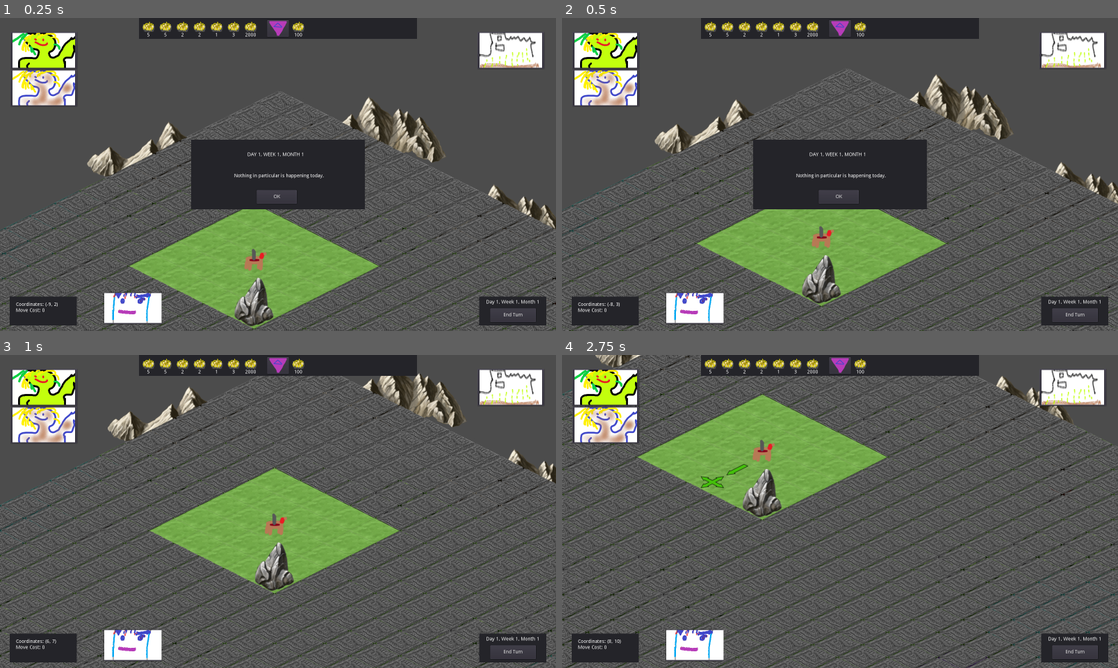
Above: before the commit, frames 1-4 (two rows, left to right).
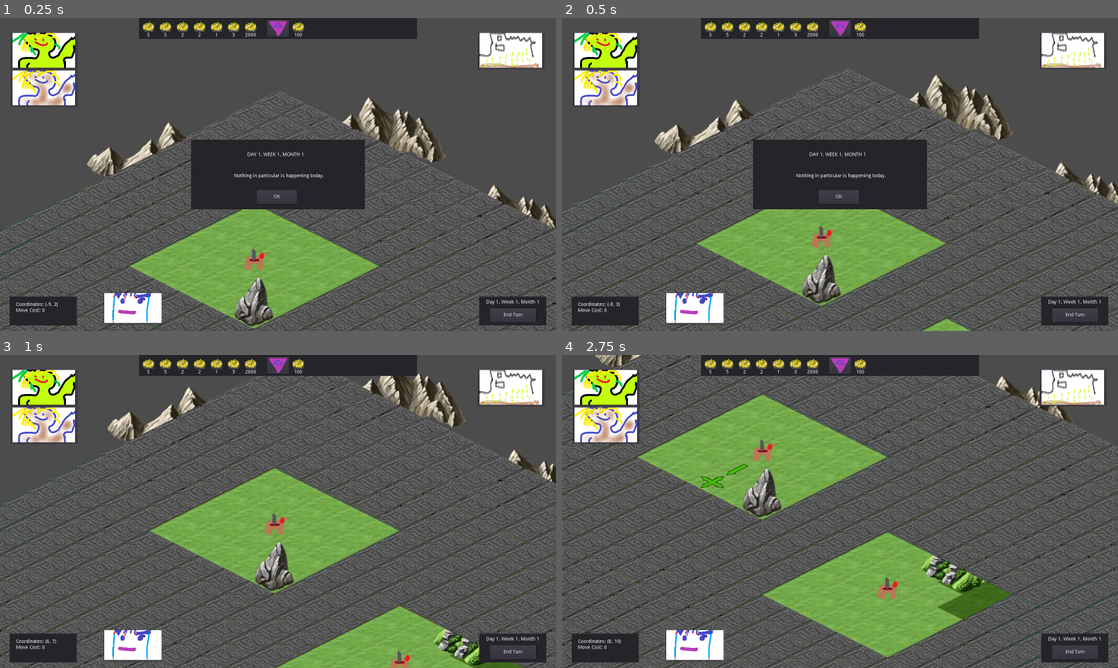
Above: after the commit, the same moments.

Repository: xfstef/captains
Game: Godot game, scene res://Scenes/AdventureMap.tscn
The game is run twice, just before and just after one commit, with the same random seed, the same clock (stepped at 60 frames per second) and the same inputs.
Inputs (mouse positions are in pixels of both pictures, inside the frame that each line leads up to):
- Up to frame 1 (0.25 s): no input
- Up to frame 2 (0.5 s): no input
- Up to frame 3 (1 s): click "OK" at 0.5 s
- Up to frame 4 (2.75 s): tap Enter at 1.25 s; move the mouse to (962, 495) at 1.27 s; hold D (map_right) 1.28-2.03 s; click (962, 495) at 1.42 s; move the mouse to (728, 527) at 2.02 s; hold S (map_down) from 2.03 s (still down); click (728, 527) at 2.17 s

Frame 1 is identical in both runs. In frame 2, 0.2% of the frame differs, in the area x 64-74%, y 96-100%; in frame 3, 4.2%; in frame 4, 9.0%, in the area x 36-81%, y 56-97%.

Commit message:
Finished making the explored tiles masses and making armies not able to move between them if they do not connect

Diff:
--- a/Maps/test5.json
+++ b/Maps/test5.json
@@ -16,8 +16,8 @@
             "heroId":1,
             "selected":false,
             "units":[{"amount":1,"captainId":-1,"unitId":0},{"amount":5,"captainId":0,"unitId":1}],
-            "x":28,
-            "y":14}
+            "x":14,
+            "y":10}
         ],"canBeHuman":true,"castles":[{"cameraStartPosition":false,"selected":false,"townId":0,"x":10,"y":6}],"color":0,"forcedCaptain":0,"forcedFaction":0,"forcedStartBonus":0,"startingAlliance":0},
         {
             "armies":[
--- a/Scripts/Army.gd
+++ b/Scripts/Army.gd
@@ -8,8 +8,8 @@
 var camera
 var travel_type = 0
 var fastest_path = []
-var line_of_sight = []
 var l_o_s_range = 2
+var my_explored_mass
 var adventure_map
 var executeMoveCommand = false
 var currentMoveCommandStep = 1
@@ -171,10 +171,3 @@
 		my_cache[change] = new_amount
 	if currently_selected == true:
 		top_panel.updateCache(my_cache)
-
-#func updateLOS():
-#	line_of_sight.clear()
-#	for x in range(-l_o_s_range, l_o_s_range + 1):
-#		for y in range(-l_o_s_range, l_o_s_range + 1):
-#			line_of_sight.append(Vector2(my_coords.x + x, my_coords.y + y))
-#	adventure_map.player_instances[my_player_id].updateExploredTiles(line_of_sight)
--- a/Scripts/MouseCtrl.gd
+++ b/Scripts/MouseCtrl.gd
@@ -88,10 +88,17 @@
 			selected_land_mass = 0
 		var c_s_a = adventure_map.selected_army_instance
 		var army_present = adventure_map.getArmyPresent(tile)
-		var player_explored_tiles = adventure_map.current_player_istance.my_explored_tiles
+		var player_explored_masses = adventure_map.current_player_istance.explored_masses
+		var is_tile_explored = adventure_map.current_player_istance.my_explored_tiles.find(tile)
+		var tile_explored_mass = -1
+		if is_tile_explored > -1:
+			tile_explored_mass = adventure_map.current_player_istance.getTileExploredMass(tile)
+		var is_path_to_tile_explored = false
+		if c_s_a.my_explored_mass == tile_explored_mass:
+			is_path_to_tile_explored = true
 
 		if move_tile == 0 && selected_land_mass == c_s_a.current_land_mass:
-			if player_explored_tiles.find(tile) > -1:
+			if is_path_to_tile_explored == true:
 				if army_present == true:
 					if tile.x == c_s_a.my_coords.x && tile.y == c_s_a.my_coords.y:
 						Input.set_custom_mouse_cursor(m_pointer_ui)
--- a/Scripts/Player.gd
+++ b/Scripts/Player.gd
@@ -6,6 +6,7 @@
 var my_armies = []
 var my_towns = []
 var my_explored_tiles = []
+var explored_masses = []
 var my_visible_tiles = []
 var los_points = []
 # Global Instances
@@ -33,9 +34,62 @@
 		my_visible_tiles.append([])
 		my_visible_tiles[x_pos] = []
 	my_visible_tiles[x_pos].clear()
+	var current_mass = -1
+	for z in range(explored_masses.size()):
+		if explored_masses[z].find(point.x_y) > -1:
+			current_mass = z
+			break
+	if current_mass == -1:
+		explored_masses.append([])
+		current_mass = explored_masses.size() - 1
+
 	for x in range(-point.los_range, point.los_range + 1):
 		for y in range(-point.los_range, point.los_range + 1):
 			var new_point = Vector2(point.x_y.x + x, point.x_y.y + y)
 			my_visible_tiles[x_pos].append(new_point)
 			if my_explored_tiles.find(new_point) == -1:
 				my_explored_tiles.append(new_point)
+				explored_masses[current_mass].append(new_point)
+				if explored_masses[current_mass].size() == 1:
+					registerExploredMassIndex(point.x_y, current_mass)
+				for u in range(explored_masses.size()):
+					if u != current_mass && checkPointInOrAdjacentToGroup(new_point, explored_masses[u]) == true:
+						explored_masses[current_mass] += explored_masses[u]
+						explored_masses.remove(u)
+						if current_mass > u:
+							updateExploredMassIndexes(u, current_mass)
+							current_mass -= 1
+						else:
+							updateExploredMassIndexes(current_mass, u)
+						break
+
+func checkPointInOrAdjacentToGroup(point, group2):
+	if group2.find(point) > -1 || isNeighbourOf(point, group2) == true:
+		return true
+	return false
+
+func isNeighbourOf(point, group):
+	var x_dif
+	var y_dif
+	for group_point in group:
+		x_dif = abs(group_point.x) - abs(point.x)
+		y_dif = abs(group_point.y) - abs(point.y)
+		if x_dif > -2 && x_dif < 2 && y_dif > -2 && y_dif < 2:
+			return true
+	return false
+
+func registerExploredMassIndex(x_y, index):
+	for army in my_armies:
+		if army.my_coords.x == x_y.x && army.my_coords.y == x_y.y:
+			army.my_explored_mass = index
+
+func updateExploredMassIndexes(new_index, old_index):
+	for army in my_armies:
+		if army.my_explored_mass == old_index:
+			army.my_explored_mass = new_index
+
+func getTileExploredMass(x_y):
+	for x in range(explored_masses.size()):
+		if explored_masses[x].find(x_y) > -1:
+			return x
+	return -1
